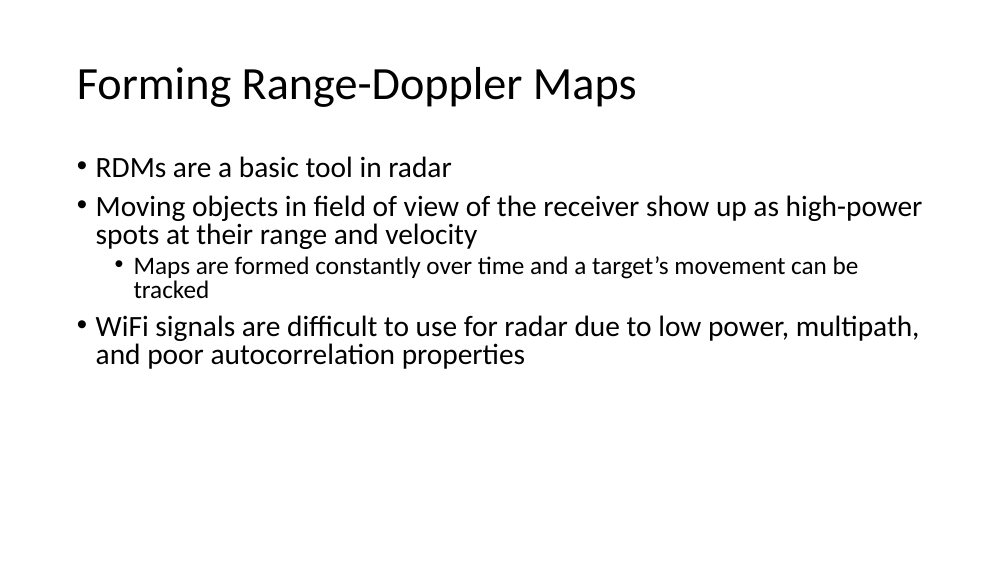
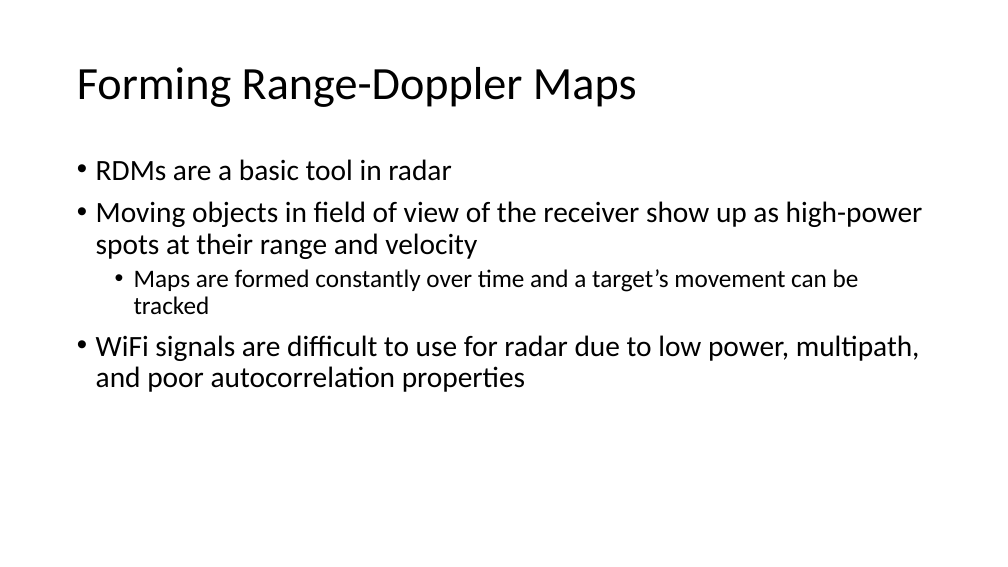
Before and after one commit to USRPMAN/wifi-radar, a slide deck: slide 8 of presentation.pptx. Drawn at 1008x567 pixels with LibreOffice and Linux fonts; fonts in the diff are those of the drawing. Boxes give left, top, right and bottom in pixels: in the first picture for what was removed or moved away, otherwise in the second. Text is boxed around its words. In the diff, an @@ line names an element or a change of style, - is before the commit and + after.

Commit message:
new slide

```diff
--- a/presentation.pptx
+++ b/presentation.pptx
@@ text "RDMs are a basic tool ..." at (96,159,923,392): line spacing 0.8 to 0.9 @@
```
Also in this commit, not shown: 2 slides added.
